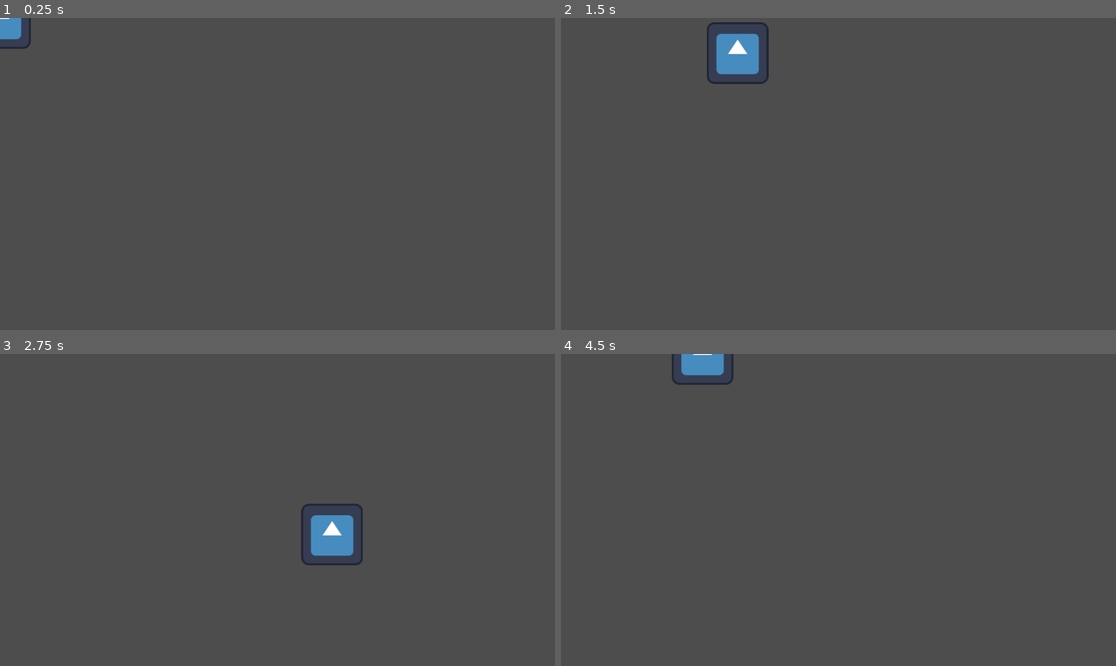
Above: before the commit, frames 1-4 (two rows, left to right).
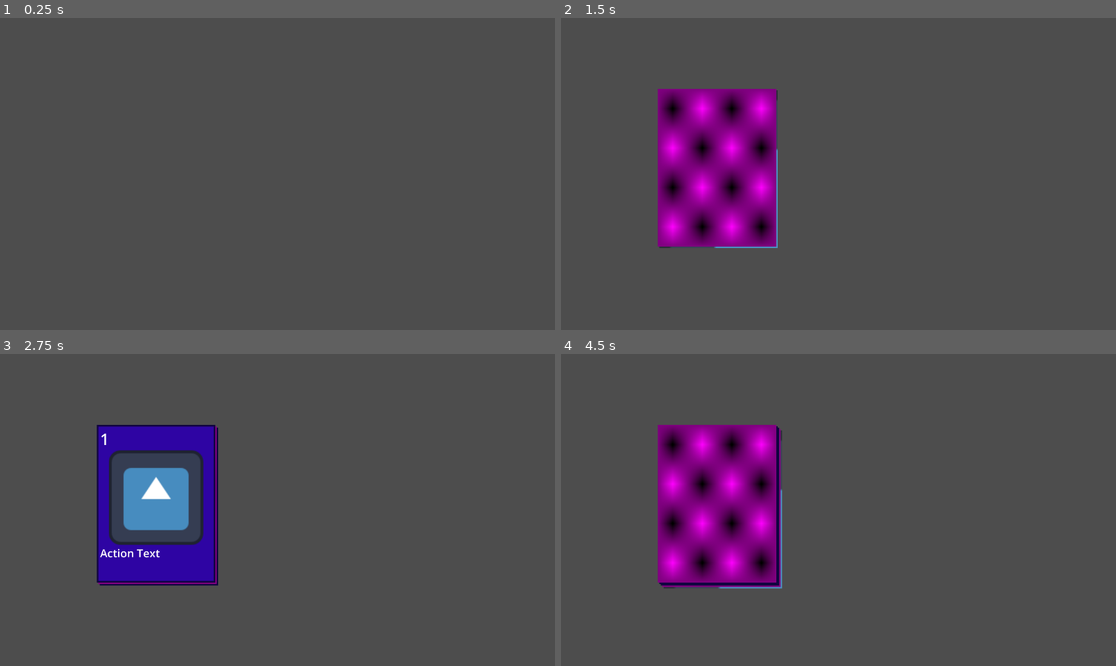
Above: after the commit, the same moments.

Repository: MamaDespik/GGJ-1
Game: Godot game, scene res://Cards/card_pile.tscn
The game is run twice, just before and just after one commit, with the same random seed, the same clock (stepped at 60 frames per second) and the same inputs. Before the commit the project starts from res://Player/player.tscn. The engine's default icon, where the game draws it, is replaced by a stand-in: a white triangle on a blue panel in a dark square.
Inputs (mouse positions are in pixels of both pictures, inside the frame that each line leads up to):
- Up to frame 1 (0.25 s): no input
- Up to frame 2 (1.5 s): tap Enter (ui_accept) at 0.5, 0.77 s; move the mouse to (960, 158) at 0.52 s; press the mouse at (960, 158) at 0.53 s; hold D (move_right) 0.53-1.28 s; move the mouse to (727, 189) at 1.27 s; release the mouse at (727, 189) at 1.28 s; hold S (move_down) from 1.28 s (still down); click (727, 189) at 1.35 s
- Up to frame 3 (2.75 s): tap Enter (ui_accept) at 1.52 s; move the mouse to (333, 441) at 2.02 s; release S (move_down) at 2.03 s; press the mouse at (333, 441) at 2.03 s; hold D (move_right) from 2.03 s (still down)
- Up to frame 4 (4.5 s): move the mouse to (810, 572) at 2.77 s; release D (move_right) at 2.78 s; release the mouse at (810, 572) at 2.78 s; hold W (move_up) 2.78-3.53 s; click (810, 572) at 2.85 s; tap Enter (ui_accept) at 3.02, 3.77 s; move the mouse to (1005, 556) at 3.52 s; press the mouse at (1005, 556) at 3.53 s; hold A (move_left) from 3.53 s (still down); right-click (1005, 556) at 4.15 s; move the mouse to (672, 463) at 4.27 s; release the mouse at (672, 463) at 4.28 s; click (672, 463) at 4.35 s

The runs differ from the first frame. In frame 1, 0.3% of the frame differs, in the area x 0-6%, y 0-10%; in frame 2, 12%; in frame 3, 11%; in frame 4, 12%, in the area x 17-40%, y 0-76%.

Commit message:
Card Pile and Drawing

Diff:
--- a/godovelopment-game-jam-1/Cards/Card.tscn
+++ b/godovelopment-game-jam-1/Cards/Card.tscn
@@ -30,6 +30,8 @@
 texture = SubResource("ViewportTexture_37kl0")
 
 [node name="CardModelViewport" type="SubViewport" parent="CardSprite"]
+own_world_3d = true
+transparent_bg = true
 
 [node name="CardModel" type="MeshInstance3D" parent="CardSprite/CardModelViewport"]
 mesh = SubResource("BoxMesh_8uh7m")
@@ -41,6 +43,7 @@
 texture = SubResource("ViewportTexture_oclfm")
 
 [node name="CardFrontViewport" type="SubViewport" parent="CardSprite/CardModelViewport/CardModel/CardFront"]
+own_world_3d = true
 size = Vector2i(750, 1000)
 
 [node name="CardFront" parent="CardSprite/CardModelViewport/CardModel/CardFront/CardFrontViewport" instance=ExtResource("3_trd61")]
--- /dev/null
+++ b/godovelopment-game-jam-1/Cards/card_pile.gd
@@ -0,0 +1,39 @@
+extends Node2D
+class_name CardPile
+
+var cards:Array[Card]
+var offset:int = 3
+var count:int = 1 #DEBUG
+
+func draw() -> Card:
+	var drawn_card:Card = cards.pop_front()
+	remove_child(drawn_card)
+	redraw_cards()
+	return drawn_card
+
+func redraw_cards():
+	for child in get_children():
+		remove_child(child)
+	for i in range(cards.size(),0, -1):
+		cards[i-1].position = position + ((i-1) * Vector2(offset, offset))
+		add_child(cards[i-1])
+	return
+
+func add_card(card:Card):
+	print("add card")
+	cards.append(card)
+	print(cards.size())
+	#add_child(card)
+	redraw_cards()
+	return
+
+func _input(event):
+	if event.is_action_pressed("select"): #DEBUG
+		var new_card:Card = load("res://Cards/Card.tscn").instantiate()
+		new_card.card_title = str(count)
+		count += 1
+		add_card(new_card)
+
+	if event.is_action_pressed("cancel"):
+		draw().queue_free()
+	return
--- /dev/null
+++ b/godovelopment-game-jam-1/Cards/card_pile.tscn
@@ -0,0 +1,6 @@
+[gd_scene load_steps=2 format=3 uid="uid://d00l07i5ch5hn"]
+
+[ext_resource type="Script" uid="uid://mjmx0p3vqx4a" path="res://Cards/card_pile.gd" id="1_8rlv4"]
+
+[node name="CardPile" type="Node2D"]
+script = ExtResource("1_8rlv4")
--- a/godovelopment-game-jam-1/Player/player.tscn
+++ b/godovelopment-game-jam-1/Player/player.tscn
@@ -33,11 +33,11 @@
 
 [sub_resource type="AnimationLibrary" id="AnimationLibrary_x3vf3"]
 _data = {
-"idle": SubResource("Animation_vtle1"),
-"walk_down": SubResource("Animation_apopc"),
-"walk_left": SubResource("Animation_5htga"),
-"walk_right": SubResource("Animation_p5o4e"),
-"walk_up": SubResource("Animation_x3vf3")
+&"idle": SubResource("Animation_vtle1"),
+&"walk_down": SubResource("Animation_apopc"),
+&"walk_left": SubResource("Animation_5htga"),
+&"walk_right": SubResource("Animation_p5o4e"),
+&"walk_up": SubResource("Animation_x3vf3")
 }
 
 [node name="Player" type="CharacterBody2D"]
--- a/godovelopment-game-jam-1/project.godot
+++ b/godovelopment-game-jam-1/project.godot
@@ -11,8 +11,8 @@
 [application]
 
 config/name="Godovelopment Game Jam 1"
-run/main_scene="uid://cnphch8ulvp8p"
-config/features=PackedStringArray("4.3", "GL Compatibility")
+run/main_scene="uid://d00l07i5ch5hn"
+config/features=PackedStringArray("4.4", "GL Compatibility")
 config/icon="res://Assets/icon.svg"
 
 [input]
Not shown: 1 places in godovelopment-game-jam-1/Cards/Card.tscn that only renumber resources
Not shown, added: godovelopment-game-jam-1/Cards/card_front.gd.uid
Not shown: 1 places in godovelopment-game-jam-1/Cards/card_front.tscn that only renumber resources
Not shown, added: godovelopment-game-jam-1/Cards/card_pile.gd.uid
Not shown: 1 places in godovelopment-game-jam-1/Player/player.tscn that only renumber resources
Not shown, changed: TODO.txt
